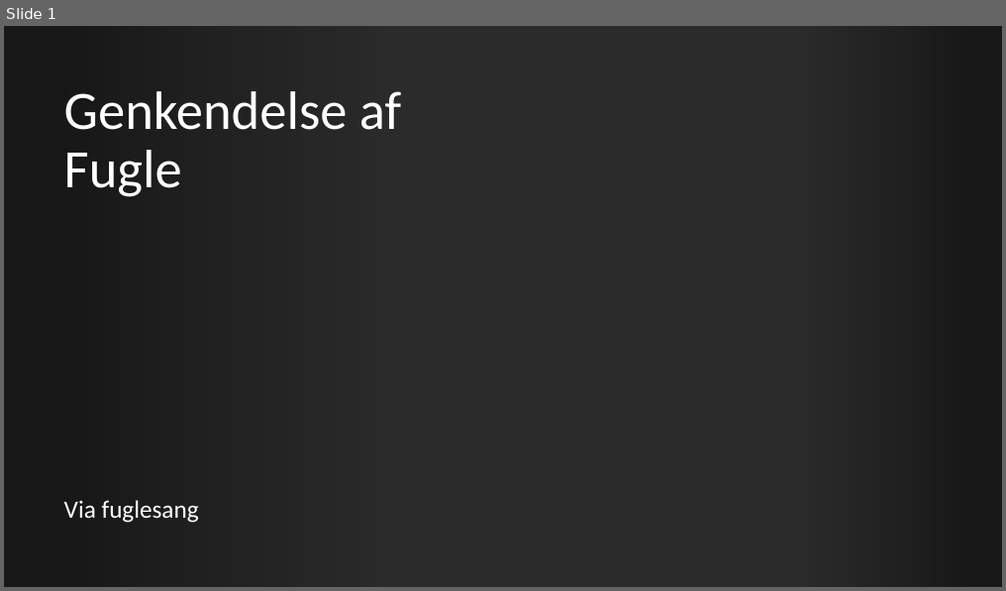
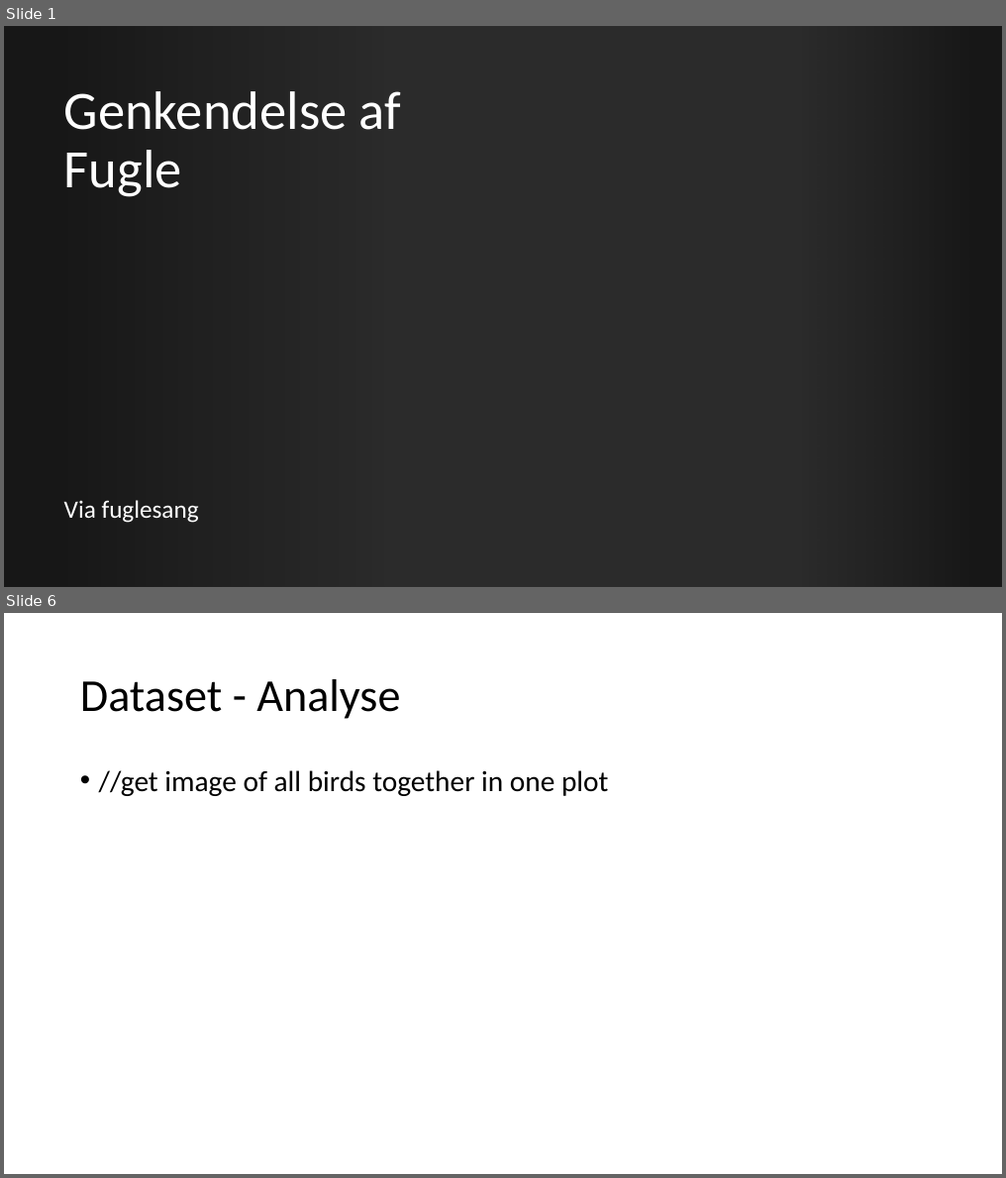
Before and after one commit to BenjaminElifLarsen/Machine_Learning_School, a slide deck: Case/Presentation/Presentation.pptx. Shown one above the other, each under a label of ours: slide 1 before the commit, slides 1 and 6 after it; the slides between them are not shown. The pictures are 1006x591 and 1006x1178 pixels, drawn with LibreOffice and Linux fonts; fonts in the diff are those of the drawing; background and template pictures are left out; a plain dark background stands for a picture behind light text. Boxes give left, top, right and bottom in pixels: in the first picture for what was removed or moved away, otherwise in the second. Text is boxed around its words. In the diff, an @@ line names an element or a change of style, - is before the commit and + after.

```diff
--- a/Case/Presentation/Presentation.pptx
+++ b/Case/Presentation/Presentation.pptx
@@ slide 6 added at (4, 613, 1002, 1174), background #FFFFFF @@
@@ title added at (80, 679, 400, 719), 44 pt, text #000000 @@
+Dataset - Analyse
@@ text added at (99, 770, 608, 796), 28 pt, text #000000 @@
+• //get image of all birds together in one plot
```
Also in this commit, not shown: 1 slide changed, 10 other slides added, 1 slide removed.
